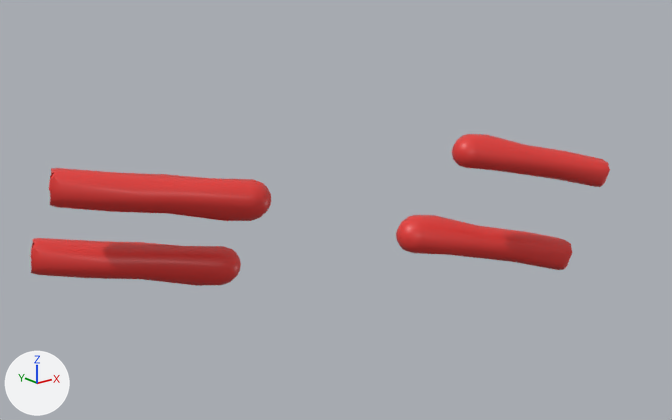
Renders of the glTF model public/AR/Models/Peredaran/vena_pulmonalis.glb from each side of a commit.
Rendered twice from a 50 mm lens placed at (-0.1245, -0.2712, 0.2568), pointed at (0.0089, -0.1045, 0.1901). Lighting does not change. The marker at lower left points along +X, +Y and +Z. The older version comes first. Vertices at exactly the same position are counted once.

Objects in the first picture: 'FJ3585_BP14836_FMA4754_Right internal jugular vein.001'.
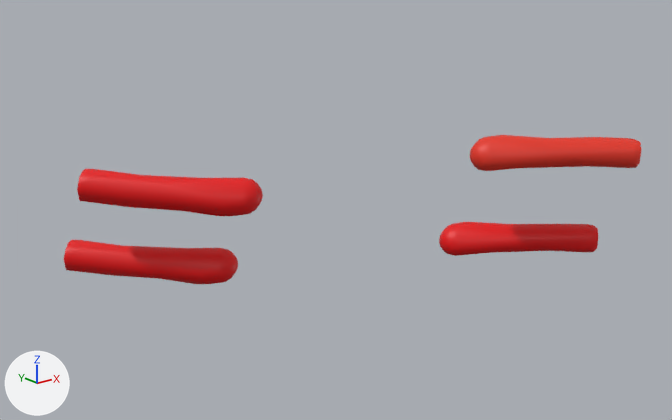
What the commit changed:
Material 'mtl1.004' (mat_mtl1_004) is new.
Its base color is (0.799, 0.0, 0.00121) (red #e70004).
Material 'mtl1' (mat_mtl1) is new.
Its base color is (0.8, 0.0322, 0.0136) (red #e7321f).
Material 'mtl1.003' (mat_mtl1_003) is new.
Its base color is (0.799, 0.0, 0.00121) (red #e70004).
Material 'mtl1.001' (mat_mtl1_001) is new.
Its base color is (0.799, 0.0, 0.00121) (red #e70004).
me_fj3585_bp14836_fma4754_right_internal_jugular_vein_001 is used by ob_fj3585_bp14836_fma4754_right_internal_jugular_vein_001; location (0.0, 0.0, 0.0); rotation (-0.031, 0.119, -0.47), in degrees (-1.8, 6.8, -27); scale (0.000999, 0.000999, 0.000999).
me_fj3585_bp14836_fma4754_right_internal_jugular_vein_001 had 460 vertices, 900 faces and spanned x -37.9..99.6, y -107.1..-81.1, z 171.2..214.1.
me_fj3585_bp14836_fma4754_right_internal_jugular_vein_001 no longer uses material mat_kanan_bawah (red #e53935).
me_fj3585_bp14836_fma4754_right_internal_jugular_vein_001 no longer uses material mat_kanan_atas (red #e53935).
me_fj3585_bp14836_fma4754_right_internal_jugular_vein_001 no longer uses material mat_kiri_bawah (red #e53935).
me_fj3585_bp14836_fma4754_right_internal_jugular_vein_001 no longer uses material mat_kiri_atas (red #e53935).
me_fj3585_bp14836_fma4754_right_internal_jugular_vein_001 now has 460 vertices, 904 faces and spans x 0.0..0.1, y -0.1, z 0.2.
me_fj3585_bp14836_fma4754_right_internal_jugular_vein_001 part 1: the loose piece of 115 vertices spanning x 50.8..99.6, y -92.0..-81.1, z 177.1..190.2 is scaled about its middle by (0.000439, -0.000189, 0.000536), then moved by (-75.1, 86.4, -183.5), in mat_mtl1_001 (red #e70004).
me_fj3585_bp14836_fma4754_right_internal_jugular_vein_001 part 2: the loose piece of 115 vertices spanning x 58.1..99.3, y -103.0..-93.8, z 203.0..214.1 is scaled about its middle by (0.00052, -0.000224, 0.000636), then moved by (-78.7, 98.3, -208.3), in mat_mtl1 (red #e7321f).
me_fj3585_bp14836_fma4754_right_internal_jugular_vein_001 part 3: the loose piece of 115 vertices spanning x -37.9..10.9, y -97.3..-86.4, z 171.2..181.4 is scaled about the mesh origin by (0.000403, 0.000845, 0.000386), in mat_mtl1_003 (red #e70004).
me_fj3585_bp14836_fma4754_right_internal_jugular_vein_001 part 4: the loose piece of 115 vertices spanning x -33.7..15.2, y -107.1..-96.2, z 190.3..200.5 is scaled about its middle by (0.000403, 0.000845, 0.000386), then moved by (9.2, 101.5, -195.2), in mat_mtl1_004 (red #e70004).
me_fj3585_bp14836_fma4754_right_internal_jugular_vein_001 gains material mat_mtl1_001 (red #e70004).
me_fj3585_bp14836_fma4754_right_internal_jugular_vein_001 gains material mat_mtl1 (red #e7321f).
me_fj3585_bp14836_fma4754_right_internal_jugular_vein_001 gains material mat_mtl1_003 (red #e70004).
me_fj3585_bp14836_fma4754_right_internal_jugular_vein_001 gains material mat_mtl1_004 (red #e70004).
Object 'FJ3585_BP14836_FMA4754_Right internal jugular vein.001' (ob_fj3585_bp14836_fma4754_right_internal_jugular_vein_001) turns from (-1.8, 6.8, -27) to (0, 0, 0) degrees about x, y and z.
Object 'FJ3585_BP14836_FMA4754_Right internal jugular vein.001' (ob_fj3585_bp14836_fma4754_right_internal_jugular_vein_001) is rescaled from (0.000999, 0.000999, 0.000999) to (1.0, 1.0, 1.0).

What differs and where, as boxes [x1, y1, x2, y2] in the pictures (672 x 420 px; the box of a moved part takes in the faces that stretch with it):
'FJ3585_BP14836_FMA4754_Right internal jugular vein.001', reshaped, turned, rescaled
    before: [31, 134, 610, 286]
    after: [64, 135, 641, 284]
part 1 of me_fj3585_bp14836_fma4754_right_internal_jugular_vein_001, moved or reshaped
    before: [396, 215, 572, 270]
    after: [439, 222, 598, 256]
part 2 of me_fj3585_bp14836_fma4754_right_internal_jugular_vein_001, moved or reshaped
    before: [452, 134, 610, 187]
    after: [470, 135, 641, 171]
part 3 of me_fj3585_bp14836_fma4754_right_internal_jugular_vein_001, moved or reshaped
    before: [31, 238, 241, 286]
    after: [64, 240, 238, 284]
part 4 of me_fj3585_bp14836_fma4754_right_internal_jugular_vein_001, moved or reshaped
    before: [49, 168, 271, 221]
    after: [77, 169, 263, 216]
